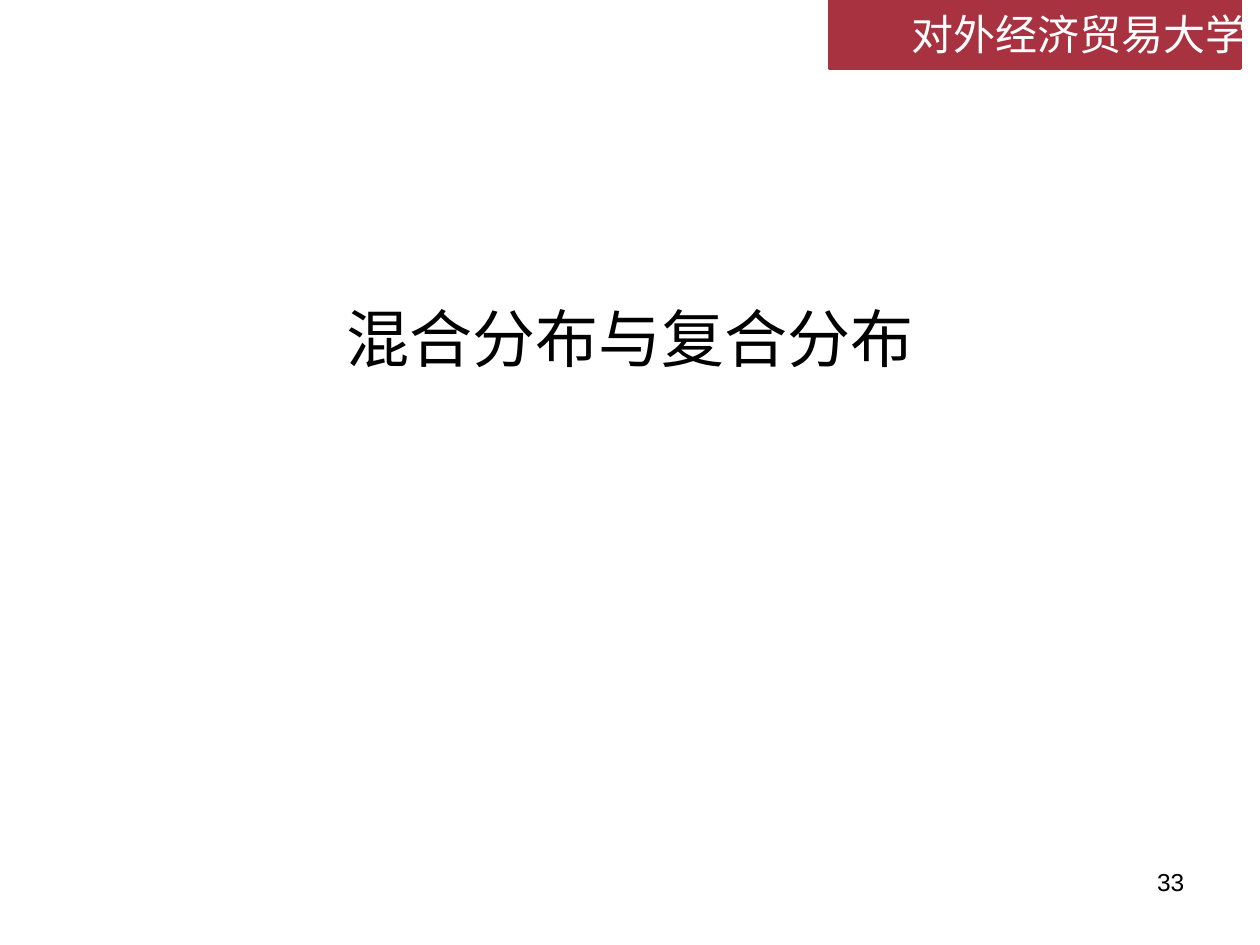
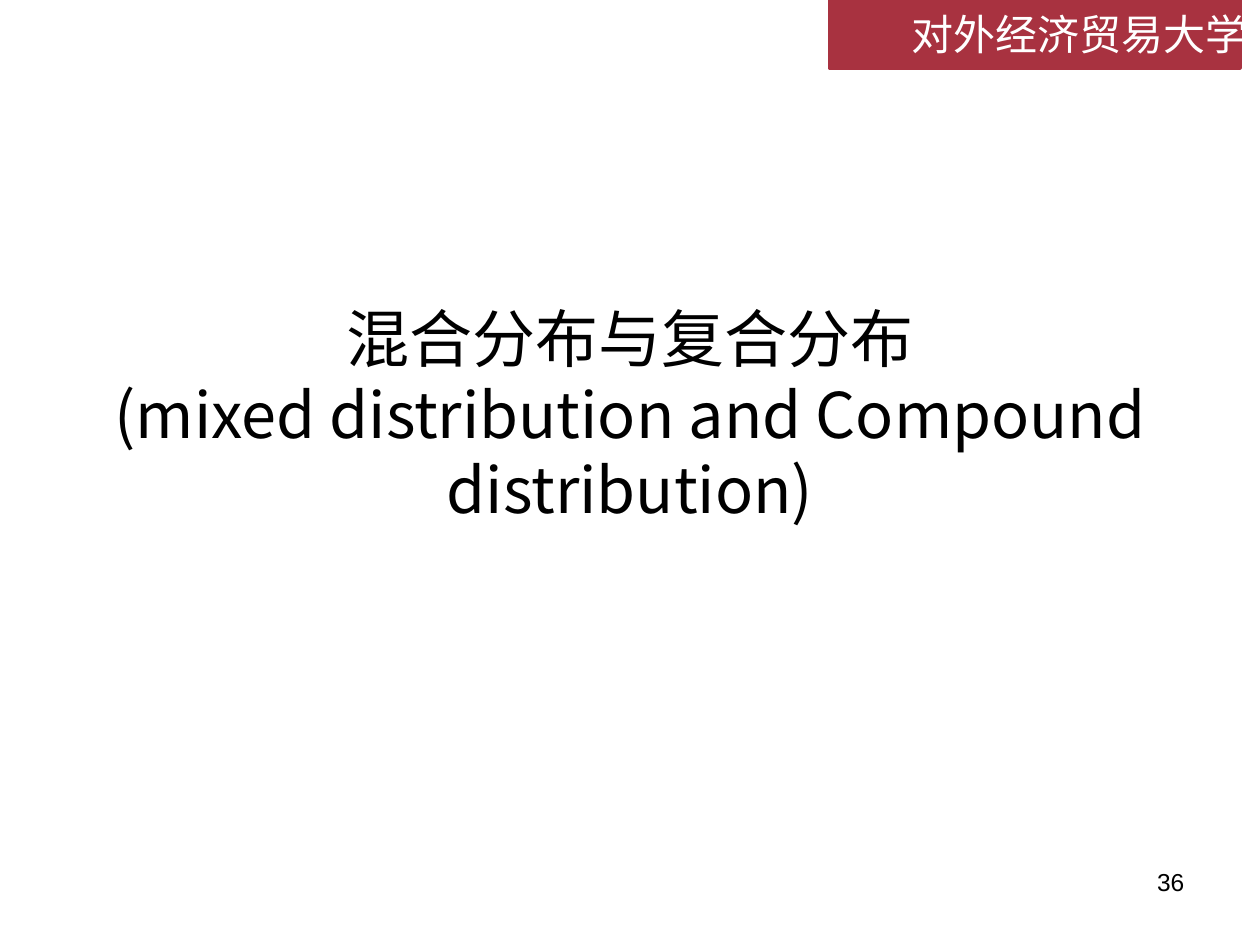
Before and after one commit to lizhengxiao/Non-life-Insurance-Actuarial-Science, a slide deck: slide 36 of Lectures/Week 4 - 损失次数模型.pptx (slide 33 before the commit). Drawn at 1260x945 pixels with LibreOffice and Linux fonts; fonts in the diff are those of the drawing; background and template pictures are left out. Boxes give left, top, right and bottom in pixels: in the first picture for what was removed or moved away, otherwise in the second. Text is boxed around its words. In the diff, an @@ line names an element or a change of style, - is before the commit and + after.

```diff
--- a/Lectures/Week 4 - 损失次数模型.pptx
+++ b/Lectures/Week 4 - 损失次数模型.pptx
@@ title at box(115, 309, 1146, 525): text changed @@
-混合分布与复合分布
+混合分布与复合分布
+(mixed distribution and Compound distribution)
@@ page number at box(1157, 874, 1184, 892): text changed @@
-33
+36
```
Also in this commit, not shown: 8 other slides changed, 14 slides added, 2 slides removed.
